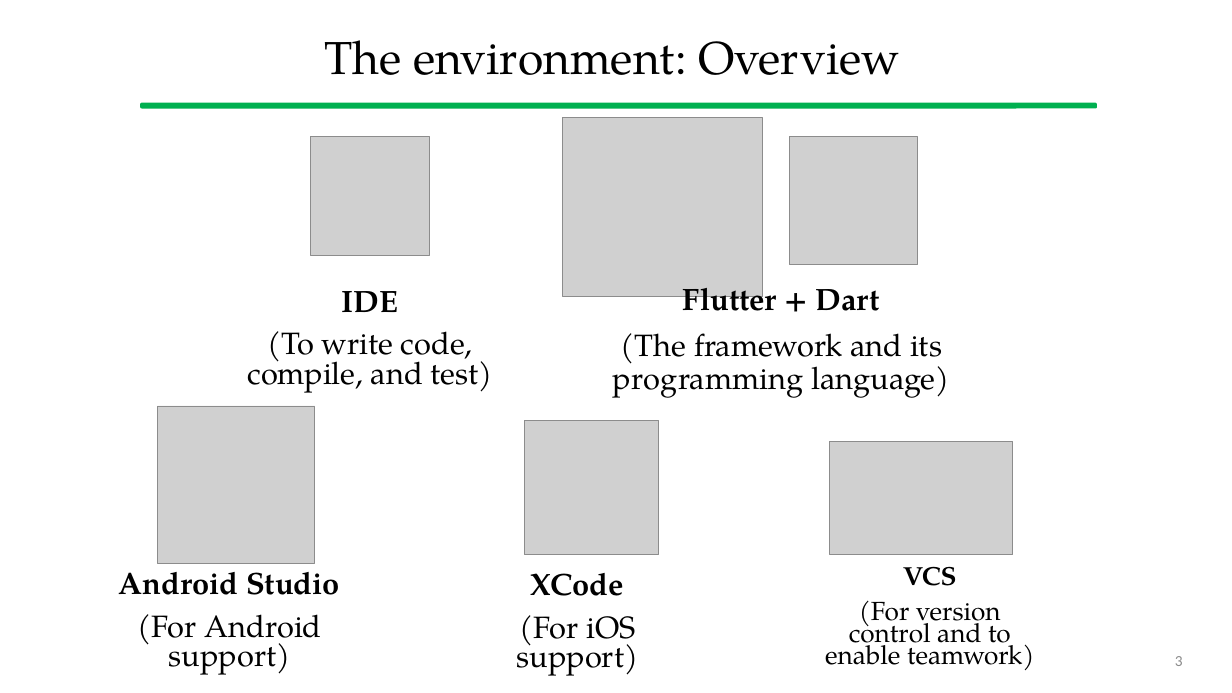
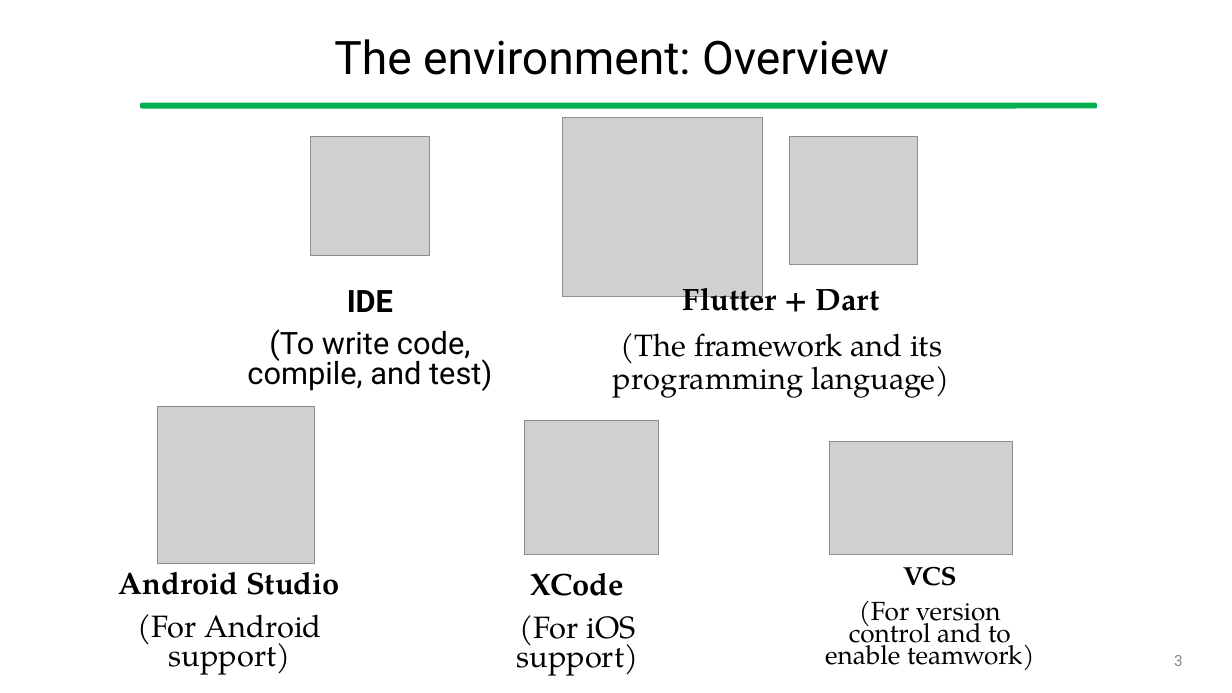
Before and after one commit to gcappon/bwthw, a slide deck: slide 3 of guides/setup_development_environment.pptx. Drawn at 1232x693 pixels with LibreOffice and Linux fonts; fonts in the diff are those of the drawing; grey boxes stand for pictures. Boxes give left, top, right and bottom in pixels: in the first picture for what was removed or moved away, otherwise in the second. Text is boxed around its words. In the diff, an @@ line names an element or a change of style, - is before the commit and + after.

```diff
--- a/guides/setup_development_environment.pptx
+++ b/guides/setup_development_environment.pptx
@@ title "The environment: Overview" at (x1=334, y1=39, x2=889, y2=75): font TeX Gyre Pagella to Roboto @@
@@ text "IDE" at (x1=247, y1=290, x2=492, y2=391): font TeX Gyre Pagella to Roboto @@
```
Also in this commit, not shown: 17 other slides changed, 9 other files.
